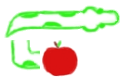
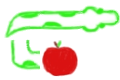
Layer changes from the first 120px x 80px image to the second:
renamed "fruit2" to "fruit", painted on it over 45, 48, 76, 74
painted on "body" over 40, 10, 81, 28
painted on "head" over 79, 12, 83, 27
painted on "tail" over 25, 14, 42, 28
painted on "tail_turmed" over 12, 39, 41, 70
